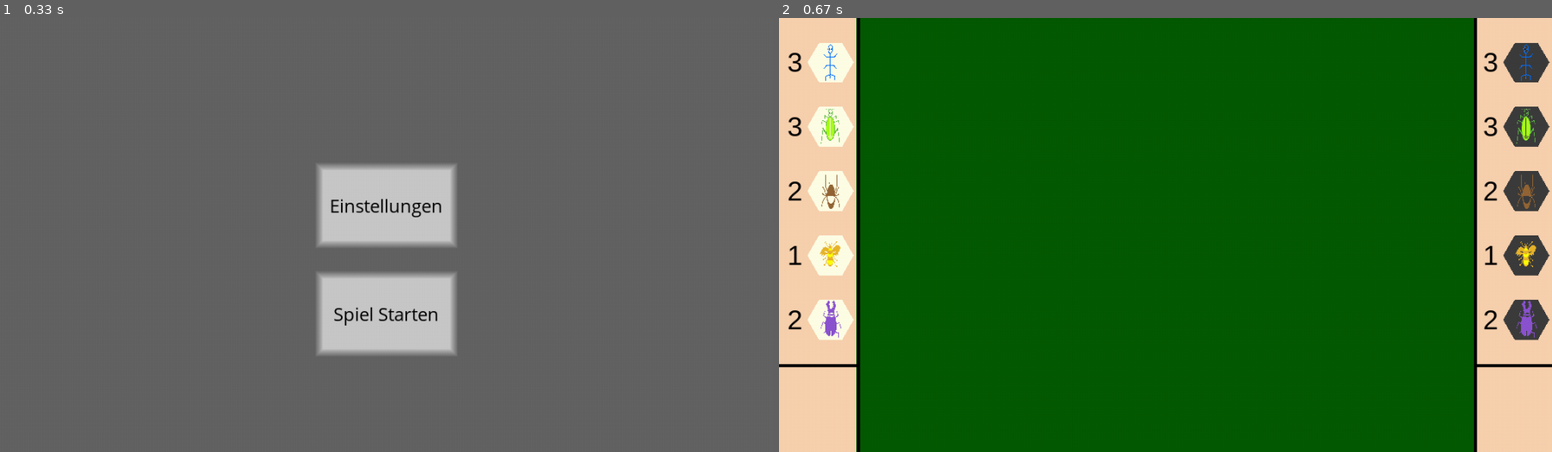
Above: before the commit, frames 1-2 (left to right).
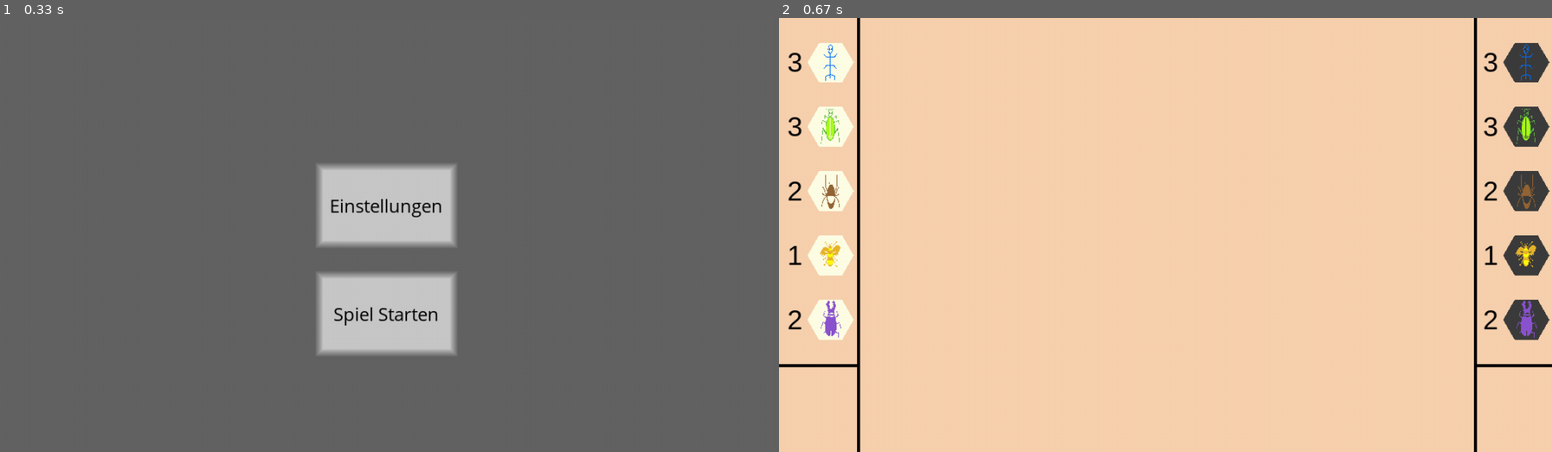
Above: after the commit, the same moments.

Repository: donnyhai/games
Game: pygame game, started from window_settings.py
The game is run twice, just before and just after one commit, with the same random seed, the same clock (stepped at 60 frames per second) and the same inputs.
Inputs (mouse positions are in pixels of both pictures, inside the frame that each line leads up to):
- Up to frame 1 (0.33 s): no input
- Up to frame 2 (0.67 s): click (1165, 313) at 0.38 s

Frame 1 is identical in both runs. In frame 2, 80% of the frame differs, in the area x 10-90%, y 0-100%.

Commit message:
[T] trying to seperate settings window

Diff:
--- a/window_settings.py
+++ b/window_settings.py
@@ -95,7 +95,7 @@
                         settings_window_shown = True
                     ####
                     elif start_game_button.pressed(event.pos):
-
+                        pygame.transform.scale(display, (300,100))
                         pygame.display.set_caption("Spielbrett")
 
                         game.painter.draw_background(display, background_color2, 128)
@@ -105,12 +105,10 @@
                         game.painter.write_start_side_numbers(game.players["white"], display)
                         game.painter.write_start_side_numbers(game.players["black"], display)
 
-                        game.painter.draw_board(game.board, game_surface)
 
                         game.painter.draw_ingame_frame(display)
 
                         game.interactor.set_game_surface(game_surface) #add game_surface as a attribute in interactor
-
 
 
                         start_game_mode = False
